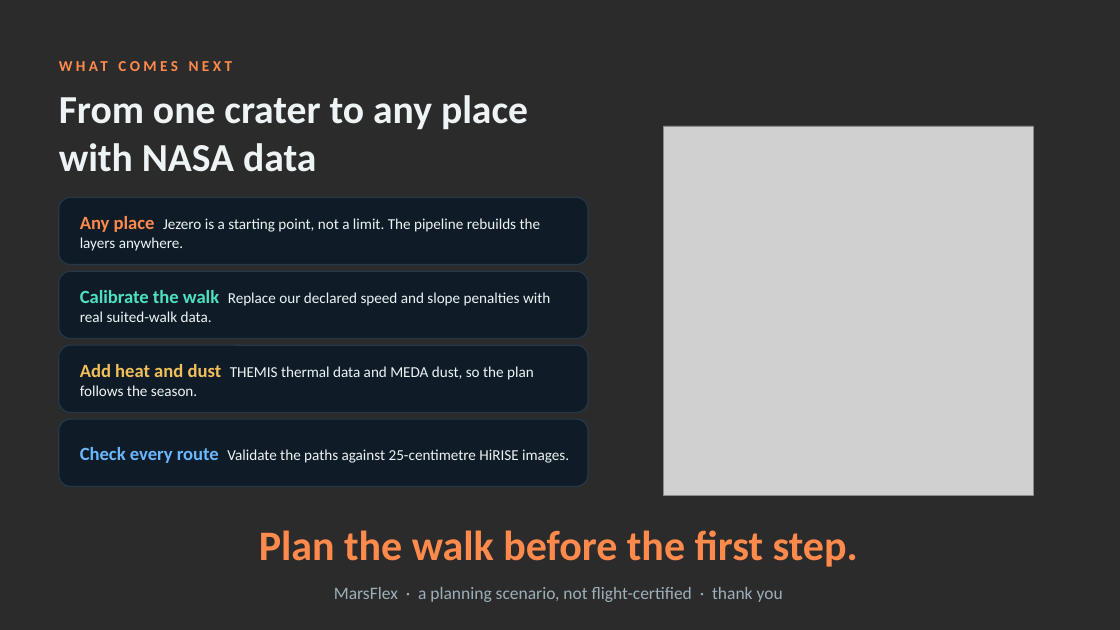
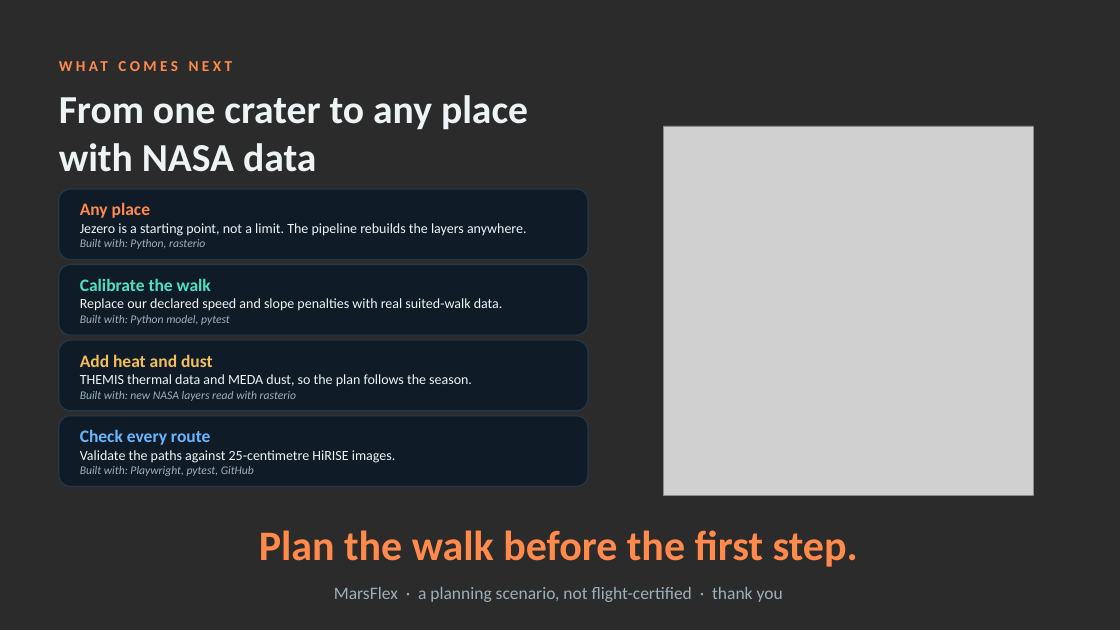
Before and after one commit to Humam-Taibeh/MarsFlex, a slide deck: slide 5 of docs/submission/presentation/MarsFlex_Presentation_4min.pptx. Drawn at 1120x630 pixels with LibreOffice and Linux fonts; fonts in the diff are those of the drawing; grey boxes stand for pictures; background and template pictures are left out; a plain dark background stands for a picture behind light text. Boxes give left, top, right and bottom in pixels: in the first picture for what was removed or moved away, otherwise in the second. Text is boxed around its words. In the diff, an @@ line names an element or a change of style, - is before the commit and + after.

```diff
--- a/docs/submission/presentation/MarsFlex_Presentation_4min.pptx
+++ b/docs/submission/presentation/MarsFlex_Presentation_4min.pptx
@@ proportions changed in 4 elements at [59, 416, 588, 486], [59, 340, 588, 411], [59, 265, 588, 335], [59, 189, 588, 260] @@
@@ rounded rectangle: place and size @@
-rounded rectangle at [59, 197, 588, 265]
+rounded rectangle at [59, 189, 588, 260]
@@ text at [80, 202, 527, 249]: text changed; size 13 to 12 pt @@
-Any place Jezero is a starting point, not a limit. The pipeline rebuilds the layers anywhere.
+Any place
+Jezero is a starting point, not a limit. The pipeline rebuilds the layers anywhere.
+Built with: Python, rasterio
@@ rounded rectangle: place and size @@
-rounded rectangle at [59, 271, 588, 339]
+rounded rectangle at [59, 265, 588, 335]
@@ text at [80, 278, 503, 325]: text changed; size 13 to 12 pt @@
-Calibrate the walk Replace our declared speed and slope penalties with real suited-walk data.
+Calibrate the walk
+Replace our declared speed and slope penalties with real suited-walk data.
+Built with: Python model, pytest
@@ rounded rectangle: place and size @@
-rounded rectangle at [59, 345, 588, 413]
+rounded rectangle at [59, 340, 588, 411]
@@ text at [80, 354, 472, 401]: text changed; size 13 to 12 pt @@
-Add heat and dust THEMIS thermal data and MEDA dust, so the plan follows the season.
+Add heat and dust
+THEMIS thermal data and MEDA dust, so the plan follows the season.
+Built with: new NASA layers read with rasterio
@@ text at [80, 429, 395, 476]: text changed; size 13 to 12 pt @@
-Check every route Validate the paths against 25-centimetre HiRISE images.
+Check every route
+Validate the paths against 25-centimetre HiRISE images.
+Built with: Playwright, pytest, GitHub
```
Also in this commit, not shown: 3 other slides changed, 2 other files.
